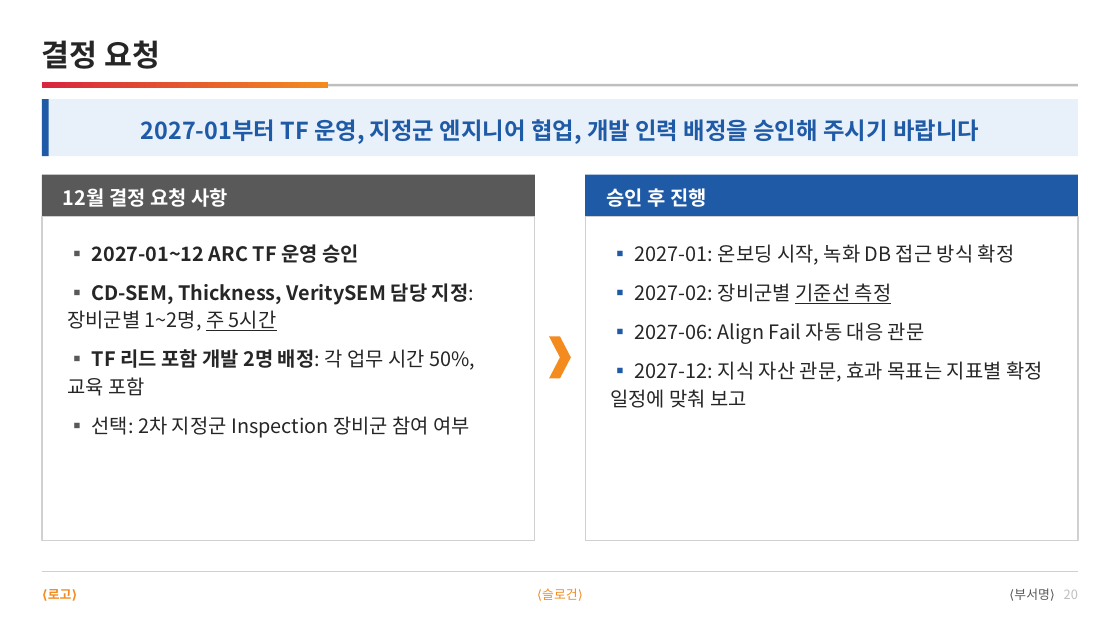
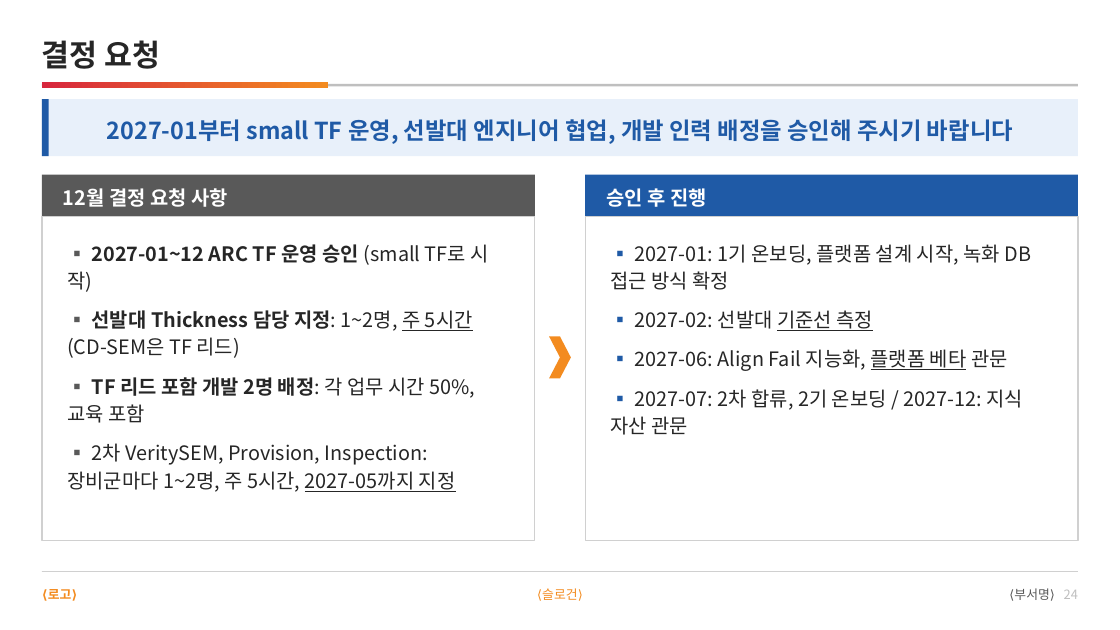
Before and after one commit to DarrenKoi/pm_notes, a slide deck: slide 24 of my-task/arc-tf/deliverables/arc-tf-team-full.pptx (slide 20 before the commit). Drawn at 1120x630 pixels with LibreOffice and Linux fonts; fonts in the diff are those of the drawing. Boxes give left, top, right and bottom in pixels: in the first picture for what was removed or moved away, otherwise in the second. Text is boxed around its words. In the diff, an @@ line names an element or a change of style, - is before the commit and + after.

```diff
--- a/my-task/arc-tf/deliverables/arc-tf-team-full.pptx
+++ b/my-task/arc-tf/deliverables/arc-tf-team-full.pptx
@@ text at box(107, 119, 1013, 144): text changed @@
-2027-01부터 TF 운영, 지정군 엔지니어 협업, 개발 인력 배정을 승인해 주시기 바랍니다
+2027-01부터 small TF 운영, 선발대 엔지니어 협업, 개발 인력 배정을 승인해 주시기 바랍니다
@@ text at box(67, 244, 489, 358): text changed @@
-▪ 2027-01~12 ARC TF 운영 승인
-▪ CD-SEM, Thickness, VeritySEM 담당 지정: 장비군별 1~2명, 주 5시간
+▪ 2027-01~12 ARC TF 운영 승인 (small TF로 시작)
+▪ 선발대 Thickness 담당 지정: 1~2명, 주 5시간 (CD-SEM은 TF 리드)
@@ text at box(610, 244, 1031, 435): text changed @@
-▪ 2027-01: 온보딩 시작, 녹화 DB 접근 방식 확정
-▪ 2027-02: 장비군별 기준선 측정
-▪ 2027-06: Align Fail 자동 대응 관문
-▪ 2027-12: 지식 자산 관문, 효과 목표는 지표별 확정 일정에 맞춰 보고
+▪ 2027-01: 1기 온보딩, 플랫폼 설계 시작, 녹화 DB 접근 방식 확정
+▪ 2027-02: 선발대 기준선 측정
+▪ 2027-06: Align Fail 지능화, 플랫폼 베타 관문
+▪ 2027-07: 2차 합류, 2기 온보딩 / 2027-12: 지식 자산 관문
@@ text at box(67, 443, 456, 492): text changed @@
-▪ 선택: 2차 지정군 Inspection 장비군 참여 여부
+▪ 2차 VeritySEM, Provision, Inspection: 장비군마다 1~2명, 주 5시간, 2027-05까지 지정
@@ text at box(1014, 588, 1078, 600): text changed @@
-⟨부서명⟩ 20
+⟨부서명⟩ 24
```
Also in this commit, not shown: 19 other slides changed, 4 slides added, 20 other files.
